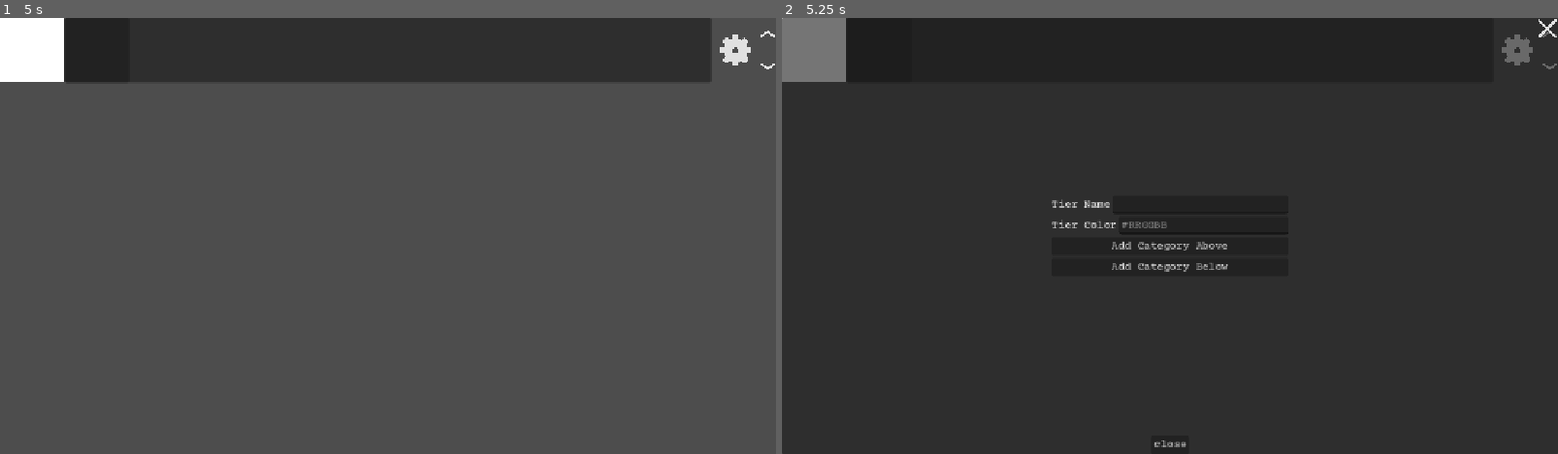
Above: before the commit, frames 1-2 (left to right).
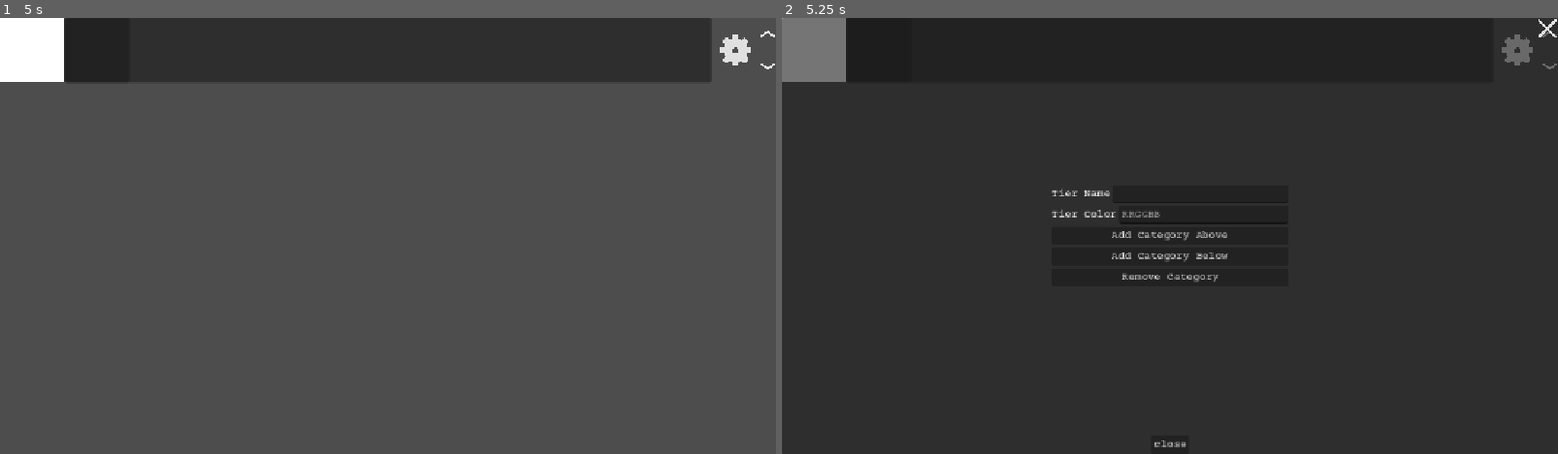
Above: after the commit, the same moments.

Repository: White-Dove-Gamedev/Tier-Creator
Game: Godot game, scene res://TierCreator/tier_list.tscn
Two runs of this game, one before a commit and one after it. Both use one fixed random seed, a clock stepped at 60 frames per second and the inputs below. The project has no main scene, so this scene is started directly.
Inputs (mouse positions are in pixels of both pictures, inside the frame that each line leads up to):
- Up to frame 1 (5 s): click (768, 35) at 0.5 s; click (768, 65) at 1.25 s; click (768, 35) at 2 s; click (768, 65) at 2.75 s; click (768, 35) at 3.5 s; click (768, 65) at 4.25 s
- Up to frame 2 (5.25 s): click (1519, 48) at 5 s

Frame 1 is identical in both runs. In frame 2, 1.0% of the frame differs, in the area x 34-58%, y 39-61%.

Commit message:
Added SettingsWindow

Diff:
--- a/TierCreator/settings_window.gd
+++ b/TierCreator/settings_window.gd
@@ -6,12 +6,14 @@
 @onready var close_button: Button = %CloseButton
 @onready var tier_name_line_edit: LineEdit = %TierNameLineEdit
 @onready var tier_color_line_edit: LineEdit = %TierColorLineEdit
-@onready var add_above_label: Button = %AddAboveLabel
-@onready var add_below_label: Button = %AddBelowLabel
+@onready var add_above_button: Button = %AddAboveButton
+@onready var add_below_button: Button = %AddBelowButton
+@onready var remove_button: Button = %RemoveButton
 
 func _ready() -> void:
 	set_close_texture_button()
 	set_close_button()
+	set_tier_color_line_edit()
 
 
 func set_close_texture_button() -> void:
@@ -28,3 +30,8 @@
 	close_button.size_flags_horizontal = Control.SIZE_SHRINK_CENTER
 	close_button.size_flags_vertical = Control.SIZE_SHRINK_END
 	close_button.mouse_default_cursor_shape = Control.CURSOR_POINTING_HAND
+
+
+func set_tier_color_line_edit() -> void:
+	tier_color_line_edit.max_length = 6
+	tier_color_line_edit.placeholder_text = "RRGGBB"
--- a/TierCreator/settings_window.tscn
+++ b/TierCreator/settings_window.tscn
@@ -47,15 +47,14 @@
 unique_name_in_owner = true
 layout_mode = 2
 size_flags_horizontal = 3
-placeholder_text = "#RRGGBB"
-max_length = 7
-expand_to_text_length = true
+placeholder_text = "RRGGBB"
+max_length = 6
 caret_blink = true
 
 [node name="HBoxContainer3" type="HBoxContainer" parent="MarginContainer/VBoxContainer" unique_id=257515166]
 layout_mode = 2
 
-[node name="AddAboveLabel" type="Button" parent="MarginContainer/VBoxContainer/HBoxContainer3" unique_id=1117241033]
+[node name="AddAboveButton" type="Button" parent="MarginContainer/VBoxContainer/HBoxContainer3" unique_id=1117241033]
 unique_name_in_owner = true
 layout_mode = 2
 size_flags_horizontal = 3
@@ -65,12 +64,22 @@
 [node name="HBoxContainer4" type="HBoxContainer" parent="MarginContainer/VBoxContainer" unique_id=1317261304]
 layout_mode = 2
 
-[node name="AddBelowLabel" type="Button" parent="MarginContainer/VBoxContainer/HBoxContainer4" unique_id=742060711]
+[node name="AddBelowButton" type="Button" parent="MarginContainer/VBoxContainer/HBoxContainer4" unique_id=742060711]
 unique_name_in_owner = true
 layout_mode = 2
 size_flags_horizontal = 3
 mouse_default_cursor_shape = 2
 text = "Add Category Below"
+
+[node name="HBoxContainer5" type="HBoxContainer" parent="MarginContainer/VBoxContainer" unique_id=1174873591]
+layout_mode = 2
+
+[node name="RemoveButton" type="Button" parent="MarginContainer/VBoxContainer/HBoxContainer5" unique_id=655995691]
+unique_name_in_owner = true
+layout_mode = 2
+size_flags_horizontal = 3
+mouse_default_cursor_shape = 2
+text = "Remove Category"
 
 [node name="CloseTextureButton" type="TextureButton" parent="." unique_id=327891154]
 unique_name_in_owner = true
Not shown, changed: CHANGELOG.md
